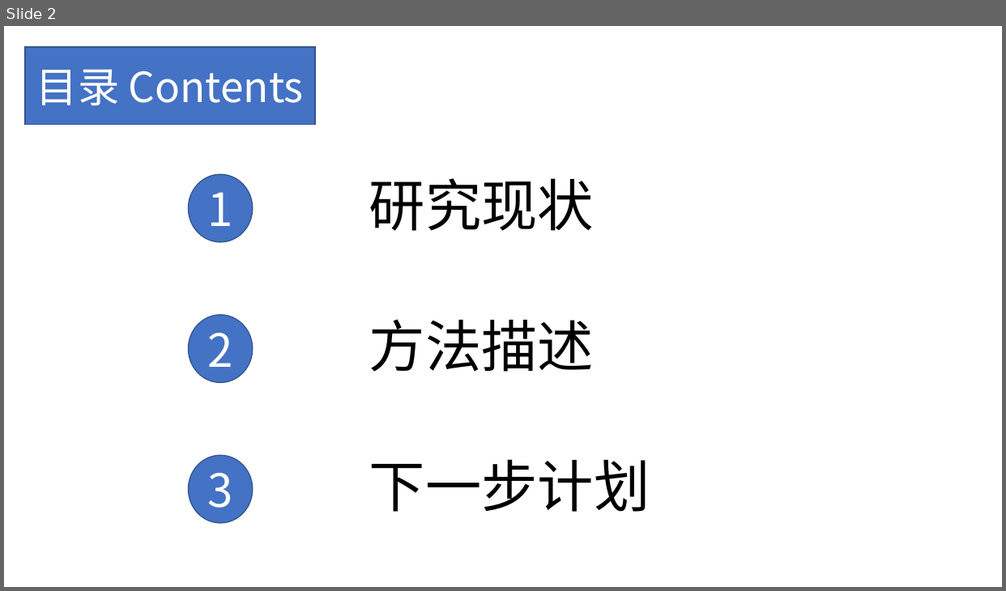
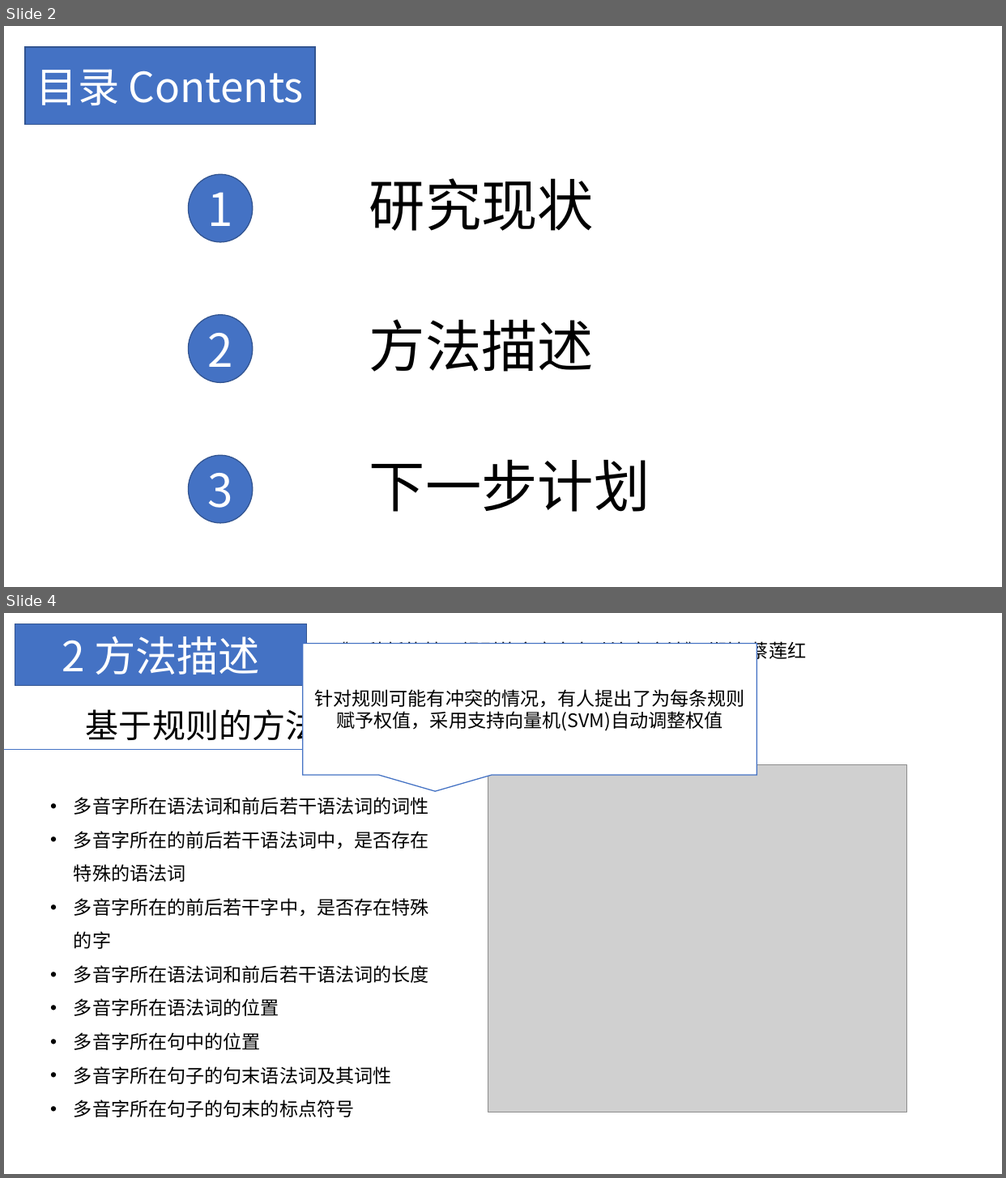
Before and after one commit to hjzin/PolyphoneDisambiguation, a slide deck: presentations/问题理解.pptx. Shown one above the other, each under a label of ours: slide 2 before the commit, slides 2 and 4 after it; the slides between them are not shown. The pictures are 1006x591 and 1006x1178 pixels, drawn with LibreOffice and Linux fonts; fonts in the diff are those of the drawing; grey boxes stand for pictures. Boxes give left, top, right and bottom in pixels: in the first picture for what was removed or moved away, otherwise in the second. Text is boxed around its words. In the diff, an @@ line names an element or a change of style, - is before the commit and + after.

```diff
--- a/presentations/问题理解.pptx
+++ b/presentations/问题理解.pptx
@@ slide 4 added at <box>4,613,1002,1174</box>, background #FFFFFF @@
@@ rectangle added at <box>15,624,307,686</box>, fill #4472C4, outline #325491 1 pt, 40 pt, text #FFFFFF @@
+2 方法描述
@@ speech box added at <box>303,643,757,775</box>, fill #FFFFFF, outline #4472C4 1 pt, 18 pt, text #000000 @@
+针对规则可能有冲突的情况，有人提出了为每条规则赋予权值，采用支持向量机(SVM)自动调整权值
@@ text added at <box>330,641,806,662</box>, 18 pt, text #000000 @@
+《一种新的基于规则的多音字自动注音方法》 郑敏 蔡莲红
@@ text added at <box>86,704,319,747</box>, 32 pt, text #000000 @@
+基于规则的方法
@@ line added from (4, 749) to (469, 749), #4472C4 0.5 pt @@
@@ picture added at <box>488,765,907,1113</box> @@
@@ text added at <box>74,797,429,1118</box>, 18 pt, text #000000 @@
+• 多音字所在语法词和前后若干语法词的词性
+• 多音字所在的前后若干语法词中，是否存在特殊的语法词
+• 多音字所在的前后若干字中，是否存在特殊的字
+• 多音字所在语法词和前后若干语法词的长度
+• 多音字所在语法词的位置
+• 多音字所在句中的位置
+• 多音字所在句子的句末语法词及其词性
+• 多音字所在句子的句末的标点符号
```
Also in this commit, not shown: 1 slide changed, 9 other slides added, 1 slide removed.
